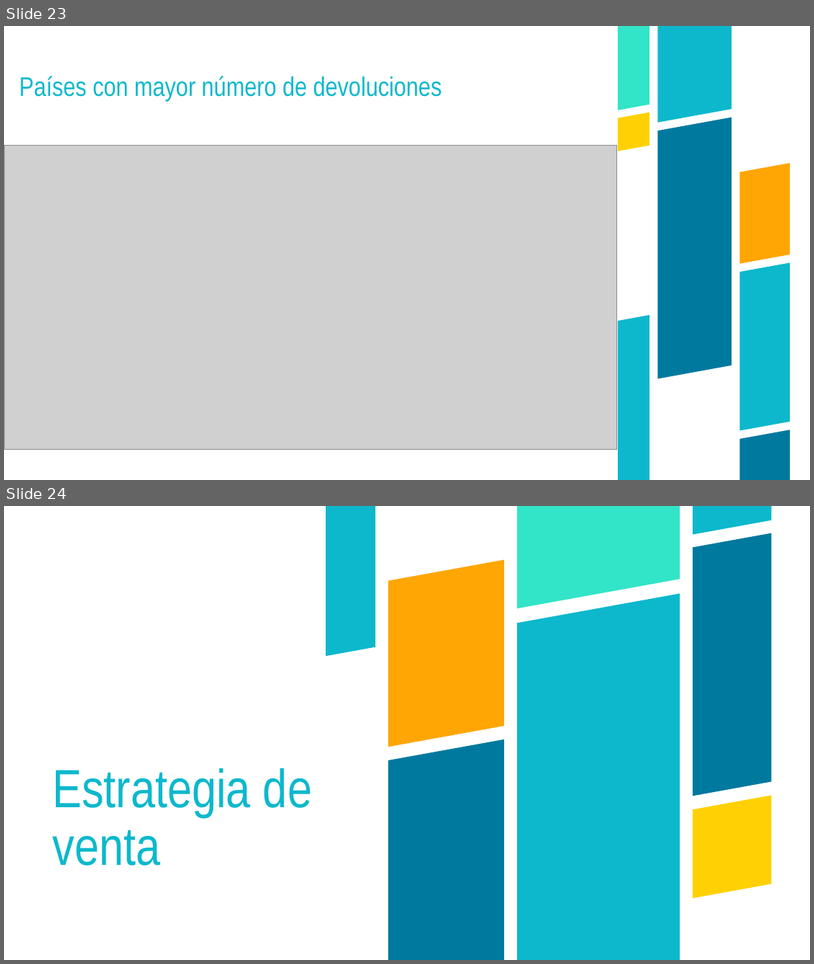
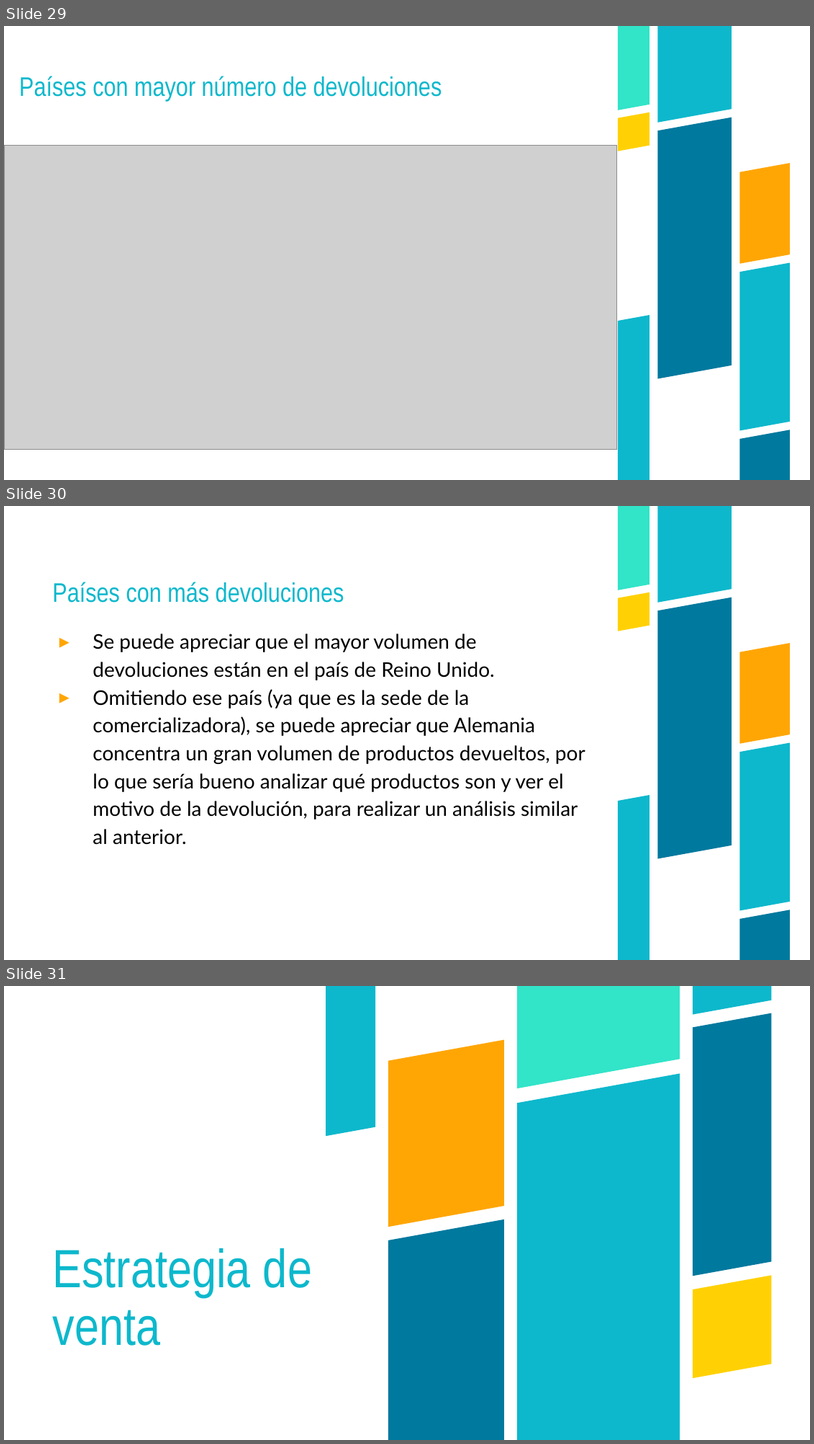
Before and after one commit to cirssax/VisualizacionDatos, a slide deck: Online retail.pptx. Shown one above the other, each under a label of ours: slides 23 and 24 before the commit, slides 29, 30 and 31 after it. The pictures are 814x964 and 814x1444 pixels, drawn with LibreOffice and Linux fonts; fonts in the diff are those of the drawing; grey boxes stand for pictures. Boxes give left, top, right and bottom in pixels: in the first picture for what was removed or moved away, otherwise in the second. Text is boxed around its words. In the diff, an @@ line names an element or a change of style, - is before the commit and + after.

```diff
--- a/Online retail.pptx
+++ b/Online retail.pptx
@@ slide 30 added at (4,506,810,960), background #FFFFFF; not listed: 8 template elements that a slide beside it also shows @@
@@ title added at (52,582,345,602), 32 pt, text #0DB8CC @@
+Países con más devoluciones
@@ text added at (93,633,586,844), 24 pt, text #000000 @@
+▸ Se puede apreciar que el mayor volumen de devoluciones están en el país de Reino Unido.
+▸ Omitiendo ese país (ya que es la sede de la comercializadora), se puede apreciar que Alemania concentra un gran volumen de productos devueltos, por lo que sería bueno analizar qué productos son y ver el motivo de la devolución, para realizar un análisis similar al anterior.
@@ what was slide 23 is now slide 29 @@
@@ what was slide 24 is now slide 31 @@
```
Also in this commit, not shown: 3 slides changed, 9 other slides added, 1 other file.
